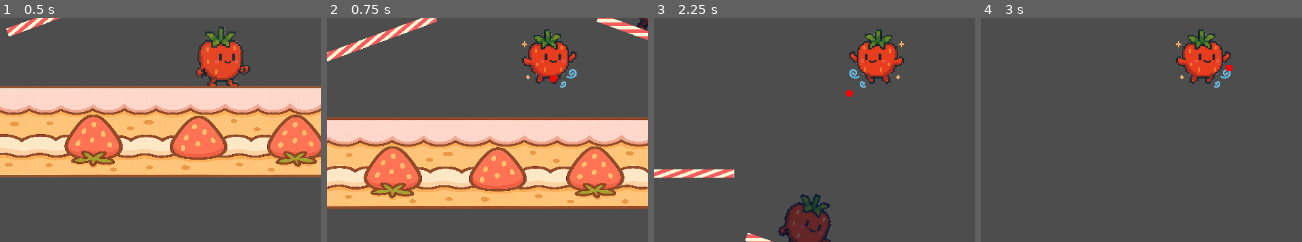
Above: before the commit, frames 1-4 (left to right).
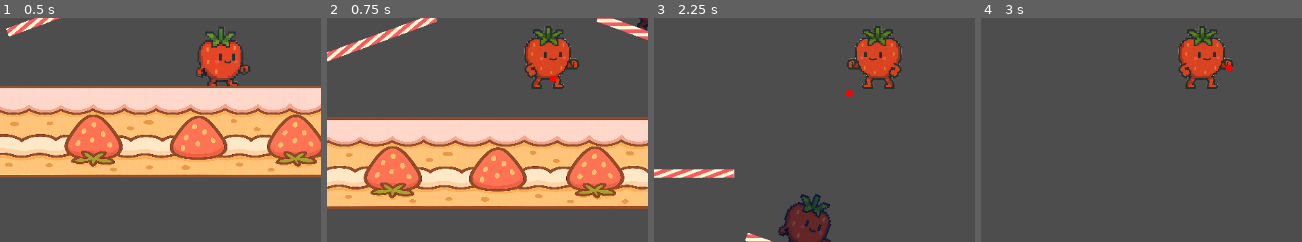
Above: after the commit, the same moments.

Repository: ktarrant/shortcake
Game: Godot game, scene res://scenes/main/Main.tscn
The game is run twice, just before and just after one commit, with the same random seed, the same clock (stepped at 60 frames per second) and the same inputs.
Inputs:
- Up to frame 1 (0.5 s): no input
- Up to frame 2 (0.75 s): tap Enter at 0.5 s; hold Right (move_right) from 0.53 s (still down); hold Up (jump) from 0.53 s (still down); tap D (attack) at 0.6 s
- Up to frame 3 (2.25 s): release Up (jump) at 1.28 s; tap Up (jump) at 1.35, 1.52, 1.82 s; tap D (attack) at 1.55, 2.1 s; release Right (move_right) at 2.03 s; hold Left (move_left) from 2.03 s (still down); hold Up (jump) from 2.03 s (still down)
- Up to frame 4 (3 s): release Left (move_left) at 2.78 s; release Up (jump) at 2.78 s; hold Right (move_right) from 2.78 s (still down); tap D (attack) at 2.85 s
The pictures show only the part of the screen within x 28-78%, y 41-91%; the shares and areas given below are measured in that part.

Frame 1 is identical in both runs. In frame 2, 2.2% of the frame differs, in the area x 60-79%, y 3-32%; in frame 3, 2.2%, in the area x 60-78%, y 3-32%; in frame 4, 2.2%.

Commit message:
add neutral_attack animation

Diff:
--- a/scenes/player/Player.tscn
+++ b/scenes/player/Player.tscn
@@ -1,10 +1,11 @@
-[gd_scene load_steps=11 format=3 uid="uid://dqq4w7fimk4gi"]
+[gd_scene load_steps=12 format=3 uid="uid://dqq4w7fimk4gi"]
 
 [ext_resource type="Script" uid="uid://blrxjmmfj02y3" path="res://scripts/Player.gd" id="1"]
 [ext_resource type="Texture2D" uid="uid://ci3e3idcrf8q1" path="res://assets/sprites/player/strawberry/strawberry_idle.png" id="2_tpg5x"]
 [ext_resource type="Texture2D" uid="uid://b53omdctpnvof" path="res://assets/sprites/player/strawberry/strawberry_flap.png" id="3_c3xxp"]
 [ext_resource type="Texture2D" uid="uid://1tmvnaamicdp" path="res://assets/sprites/player/strawberry/strawberry_soar.png" id="4_c3xxp"]
 [ext_resource type="Texture2D" uid="uid://b0waad5pljabm" path="res://assets/sprites/player/strawberry/strawberry_walk0.png" id="4_npwbq"]
+[ext_resource type="Texture2D" uid="uid://bffomkuwfq82j" path="res://assets/sprites/player/strawberry/strawberry_punch.png" id="5_npwbq"]
 [ext_resource type="Texture2D" uid="uid://hix01l3vvjp6" path="res://assets/sprites/player/strawberry/strawberry_walk1.png" id="5_v42im"]
 
 [sub_resource type="CapsuleShape2D" id="CapsuleShape2D_q3lat"]
@@ -46,6 +47,14 @@
 }, {
 "frames": [{
 "duration": 1.0,
+"texture": ExtResource("5_npwbq")
+}],
+"loop": false,
+"name": &"neutral_attack",
+"speed": 6.0
+}, {
+"frames": [{
+"duration": 1.0,
 "texture": ExtResource("4_npwbq")
 }, {
 "duration": 1.0,
@@ -74,7 +83,7 @@
 [node name="AnimatedSprite2D" type="AnimatedSprite2D" parent="."]
 scale = Vector2(0.2, 0.2)
 sprite_frames = SubResource("SpriteFrames_6ysni")
-animation = &"jump_hold"
+animation = &"neutral_attack"
 
 [node name="OverlapArea" type="Area2D" parent="."]
 collision_layer = 8
@@ -82,5 +91,6 @@
 [node name="CollisionShape2D" type="CollisionShape2D" parent="OverlapArea"]
 shape = SubResource("CapsuleShape2D_tok1r")
 
+[connection signal="animation_finished" from="AnimatedSprite2D" to="." method="_on_AnimatedSprite2D_animation_finished"]
 [connection signal="body_entered" from="OverlapArea" to="." method="_on_OverlapArea_body_entered"]
 [connection signal="body_exited" from="OverlapArea" to="." method="_on_OverlapArea_body_exited"]
--- a/scripts/Player.gd
+++ b/scripts/Player.gd
@@ -22,6 +22,7 @@
 var dropped_through_platform := false
 var jump_cut_applied := false
 var is_hanging := false  # placeholder if you return to edge grabbing
+var is_attacking := false
 var overlapping_player_count := 0
 var percent := 0
 
@@ -102,7 +103,9 @@
 		can_fast_fall = true
 		jump_cut_applied = false
 
-	if Input.is_action_just_pressed("attack"):
+	if Input.is_action_just_pressed("attack") and not is_attacking:
+		is_attacking = true
+		sprite.play("neutral_attack")
 		var direction := Vector2.ZERO
 		# Neutral attack - simple forward jab
 		if is_on_floor():
@@ -141,6 +144,9 @@
 		sprite.rotation = lerp_angle(sprite.rotation, 0.0, 0.2)
 
 func update_animation():
+	if is_attacking:
+		return  # Don't override the attack animation
+
 	if is_on_floor():
 		if abs(velocity.x) > 0.1:
 			sprite.play("walk")
@@ -154,14 +160,6 @@
 				sprite.play("jump_release")
 		else:
 			sprite.play("jump_release")
-
-func _on_OverlapArea_body_entered(body):
-	if body is Player and body != self:
-		overlapping_player_count += 1
-
-func _on_OverlapArea_body_exited(body):
-	if body is Player and body != self:
-		overlapping_player_count = max(overlapping_player_count - 1, 0)
 
 func respawn(respawn_position: Vector2):
 	velocity = Vector2.ZERO
@@ -185,3 +183,16 @@
 func apply_damage(amount: int, knockback: Vector2):
 	percent += amount
 	velocity += knockback * (1 + percent / 100.0)  # scaled knockback
+
+# ----- Callbacks -----
+func _on_OverlapArea_body_entered(body):
+	if body is Player and body != self:
+		overlapping_player_count += 1
+
+func _on_OverlapArea_body_exited(body):
+	if body is Player and body != self:
+		overlapping_player_count = max(overlapping_player_count - 1, 0)
+
+func _on_AnimatedSprite2D_animation_finished():
+	if sprite.animation == "neutral_attack":
+		is_attacking = false
